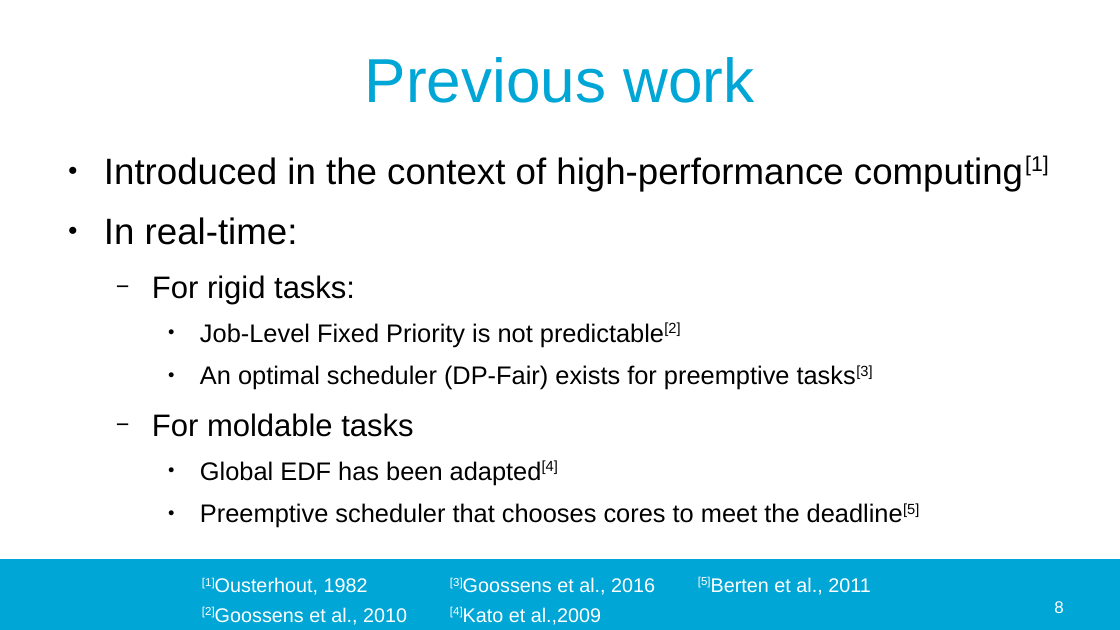
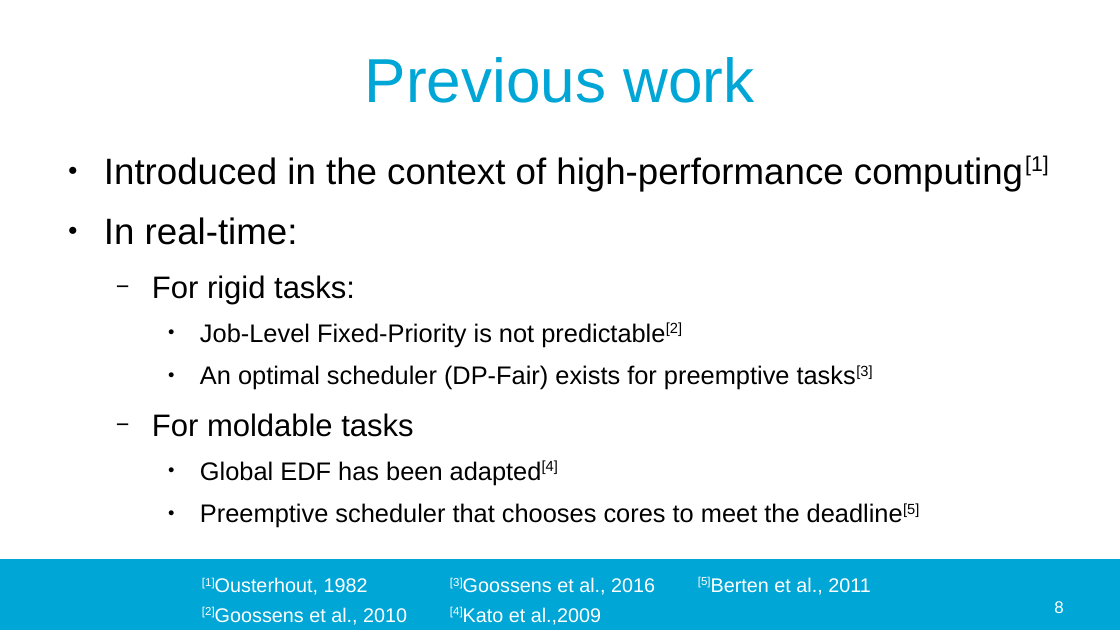
Before and after one commit to jmigual/APATeoria, a slide deck: slide 8 of Notes/TFM_presentations/2020_02_24/2020_02_24.odp. Drawn at 1120x630 pixels with LibreOffice and Linux fonts; fonts in the diff are those of the drawing; background and template pictures are left out. Boxes give left, top, right and bottom in pixels: in the first picture for what was removed or moved away, otherwise in the second. Text is boxed around its words. In the diff, an @@ line names an element or a change of style, - is before the commit and + after.

```diff
--- a/Notes/TFM_presentations/2020_02_24/2020_02_24.odp
+++ b/Notes/TFM_presentations/2020_02_24/2020_02_24.odp
@@ text at [200,322,682,347]: text changed @@
-    ● Job-Level Fixed Priority is not predictable[2]
+    ● Job-Level Fixed-Priority is not predictable[2]
```
Also in this commit, not shown: 6 other slides changed, 1 slide added, 8 other files.
